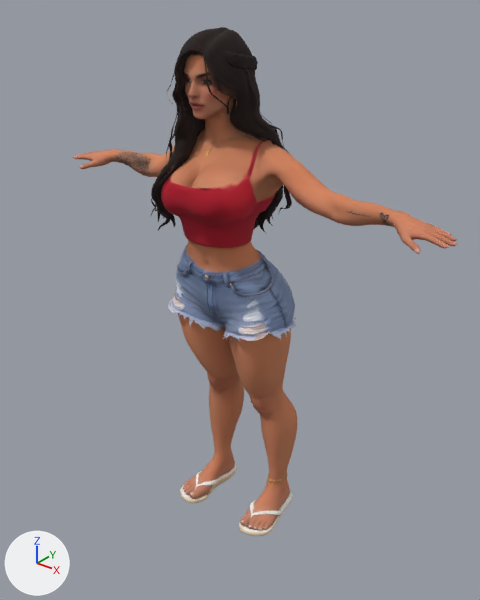
Renders of the glTF model assets/npcs/larah-jucca.glb from each side of a commit.
Rendered twice from a camera (50 mm lens) standing at (1.194, -1.413, 0.859) and looking at (0.031, 0.041, -0.042). Lighting does not change. The marker at lower left points along +X, +Y and +Z. The picture after the commit comes second. Where no turn or scale is listed for an object, it has been applied to the vertices. Vertices at exactly the same position are counted once.

Objects in the first picture: 'larah-jucca'.
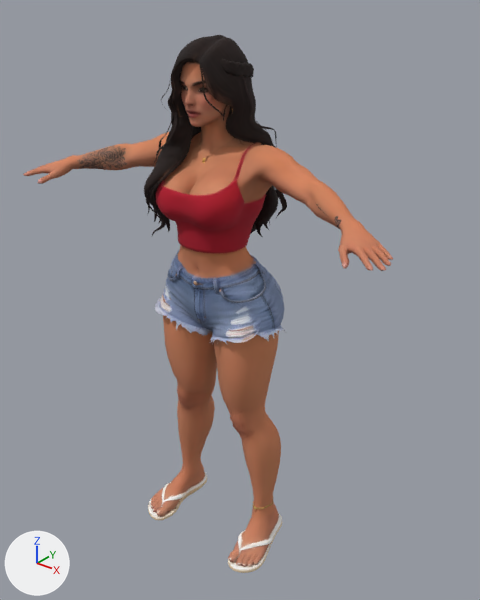
Boxes [x1, y1, x2, y2] around the edits, measured in the pictures (480 x 600 px; the box of a moved part takes in the faces that stretch with it):
'larah-jucca', reshaped
    before: [73, 27, 458, 536]
    after: [23, 35, 393, 573]
part 1 of me_larah_jucca, moved or reshaped
    before: [224, 51, 258, 70]
    after: [167, 59, 254, 137]
part 2 of me_larah_jucca, moved or reshaped
    before: [268, 474, 287, 482]
    after: [253, 501, 273, 509]
part 3 of me_larah_jucca, moved or reshaped
    before: [205, 274, 211, 279]
    after: [194, 280, 199, 285]
part 4 of me_larah_jucca, moved or reshaped
    before: [203, 55, 271, 142]
    after: [199, 63, 261, 144]
part 5 of me_larah_jucca, moved or reshaped
    before: [245, 68, 284, 146]
    after: [241, 76, 277, 147]
part 6 of me_larah_jucca, moved or reshaped
    before: [205, 148, 211, 154]
    after: [202, 156, 207, 162]
part 7 of me_larah_jucca, moved or reshaped
    before: [202, 129, 252, 149]
    after: [198, 132, 245, 157]
part 8 of me_larah_jucca, moved or reshaped
    before: [73, 27, 458, 536]
    after: [23, 35, 393, 573]

The change in detail:
me_larah_jucca is used by ob_larah_jucca; location (0.0, 0.0, 0.0).
me_larah_jucca had 11926 vertices, 22043 faces and spanned x -0.68..0.68, y -0.17..0.23, z -0.9..0.74.
me_larah_jucca now has 11926 vertices, 22043 faces and spans x -0.63..0.63, y -0.24..0.16, z -0.9..0.73.
me_larah_jucca part 1: the loose piece of 902 vertices spanning x -0.14..0.09, y -0.08..0.09, z 0.44..0.69 is multiplied about its middle by the matrix ((1.0, -0.001, -0.006), (-0.003, 1.017, 0.112), (0.004, -0.017, 0.877)), then moved by (0.0, -0.03, -0.01).
me_larah_jucca part 2: the loose piece of 119 vertices spanning x 0.09..0.15, y 0.1..0.19, z -0.76..-0.75 is moved by (0.05, -0.15, 0.01).
me_larah_jucca part 3: the loose piece of 25 vertices spanning x 0.0..0.02, y -0.09..-0.08, z 0.06..0.08 is moved by (0.0, -0.05, 0.0).
me_larah_jucca part 4: the loose piece of 303 vertices spanning x 0.02..0.12, y -0.12..0.08, z 0.45..0.69 is multiplied about its middle by the matrix ((1.008, 0.005, 0.003), (-0.272, 0.924, -0.04), (0.173, 0.056, 1.035)), then moved by (0.0, -0.02, -0.01).
me_larah_jucca part 5: the loose piece of 100 vertices spanning x 0.09..0.12, y -0.01..0.14, z 0.41..0.65 is scaled about its middle by (1.16, 0.838, 0.878), then moved by (0.0, -0.03, 0.0).
me_larah_jucca part 6: the loose piece of 12 vertices spanning x -0.01..0.01, y -0.06, z 0.43..0.44 is moved by (0.0, -0.01, -0.02).
me_larah_jucca part 7: the loose piece of 224 vertices spanning x -0.08..0.08, y -0.06..0.06, z 0.44..0.48 is moved by (0.0, -0.02, -0.02).
me_larah_jucca part 8: 9976 of 11926 vertices moved; they spanned x -0.68..0.68, y -0.17..0.23, z -0.9..0.74 and now span x -0.63..0.63, y -0.24..0.15, z -0.9..0.73; mean shift (0.0, -0.08, 0.0); largest move (-0.68, 0.03, 0.3) -> (-0.63, -0.22, 0.3).
Other edits to the shape of me_larah_jucca do not show in these pictures.
